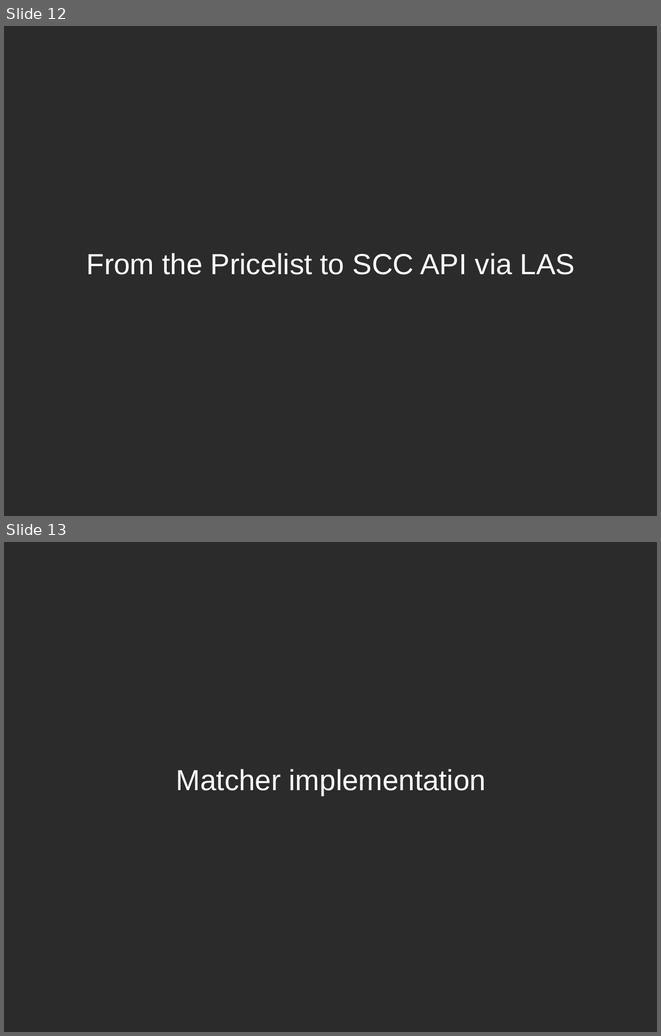
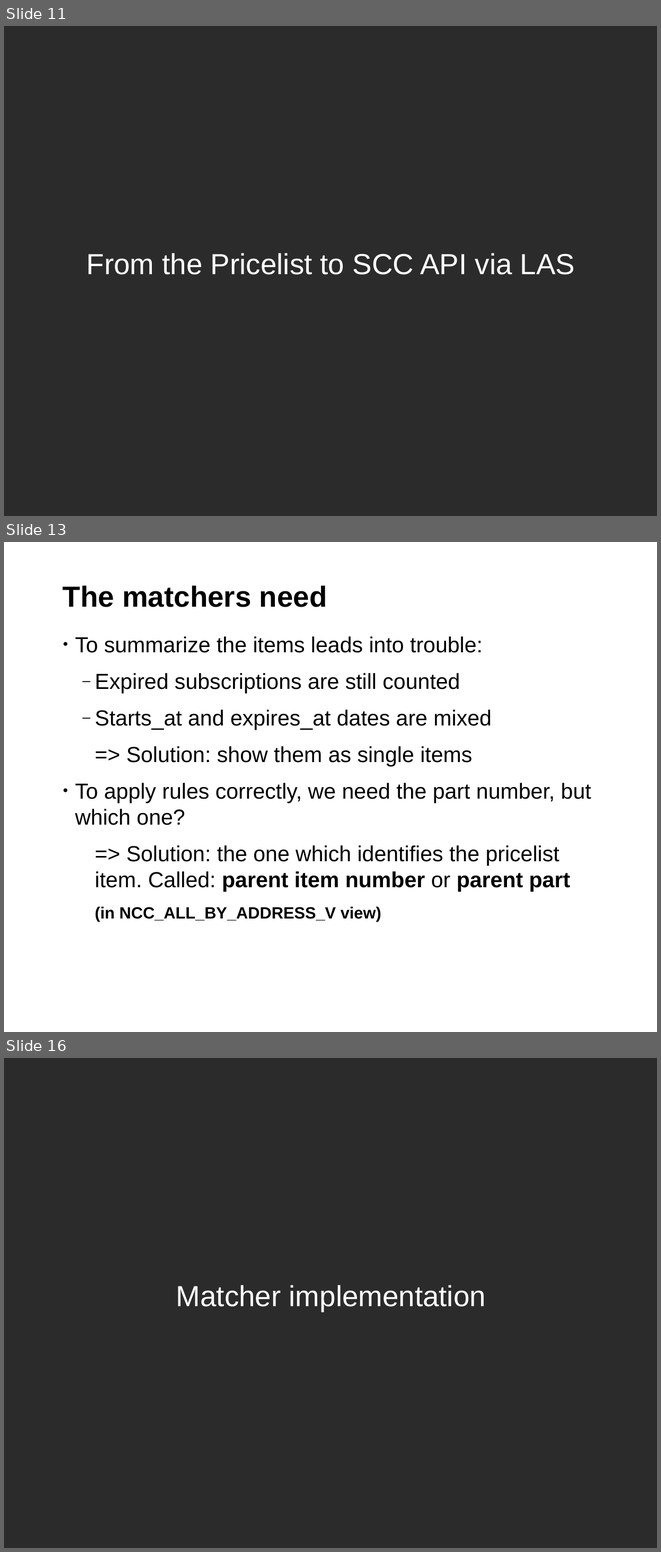
Before and after one commit to hustodemon/subscription-matcher, a slide deck: doc/SubscriptionCounting.odp. Shown one above the other, each under a label of ours: slides 12 and 13 before the commit, slides 11, 13 and 16 after it; the slides between them are not shown. The pictures are 661x1036 and 661x1552 pixels, drawn with LibreOffice and Linux fonts; fonts in the diff are those of the drawing; background and template pictures are left out; a plain dark background stands for a picture behind light text. Boxes give left, top, right and bottom in pixels: in the first picture for what was removed or moved away, otherwise in the second. Text is boxed around its words. In the diff, an @@ line names an element or a change of style, - is before the commit and + after.

Commit message:
add pages for from pricelist to SCC API

```diff
--- a/doc/SubscriptionCounting.odp
+++ b/doc/SubscriptionCounting.odp
@@ slide 13 added at [4,542,657,1032], background #FFFFFF @@
@@ title added at [63,585,327,607], 32 pt, text #000000, bold @@
+The matchers need
@@ text added at [75,636,591,921], 24 pt, text #000000 @@
+• To summarize the items leads into trouble:
+  ‒ Expired subscriptions are still counted
+  ‒ Starts_at and expires_at dates are mixed
+  => Solution: show them as single items
+• To apply rules correctly, we need the part number, but which one?
+  => Solution: the one which identifies the pricelist item. Called: parent item number or parent part
+  (in NCC_ALL_BY_ADDRESS_V view)
@@ page number added at [4,1007,87,1032], 11 pt, text #FFFFFF @@
+13
@@ what was slide 12 is now slide 11 @@
@@ what was slide 13 is now slide 16 @@
```
Also in this commit, not shown: 1 slide changed, 3 other slides added.
